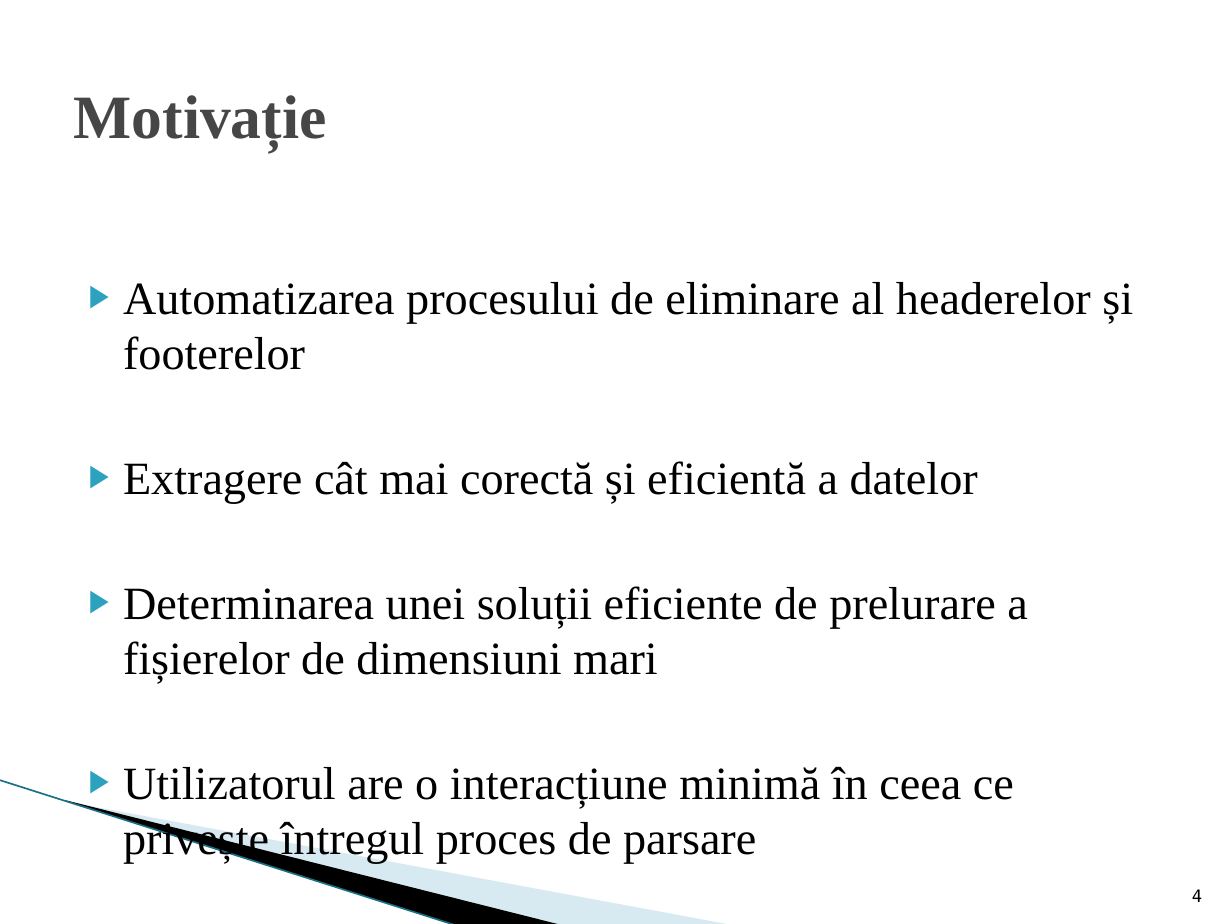
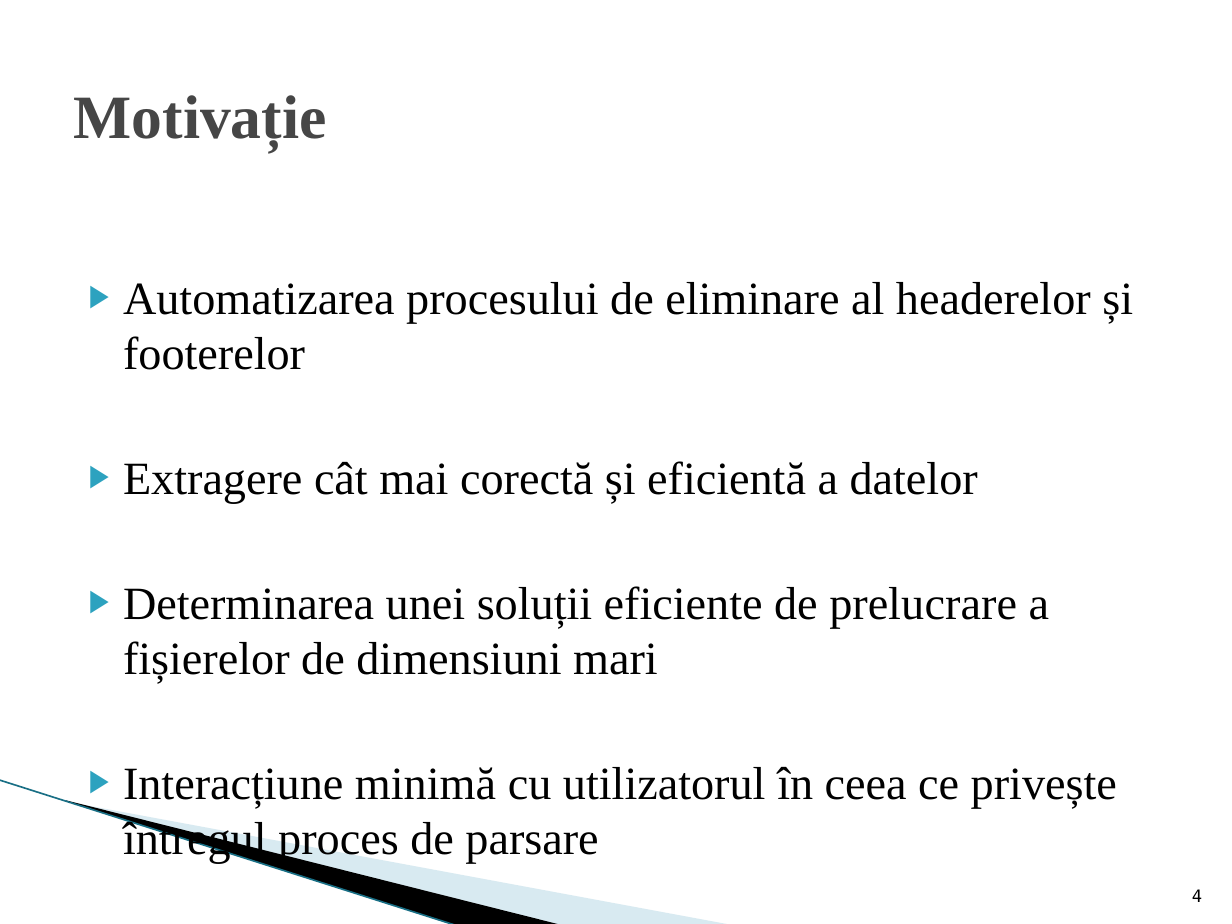
Before and after one commit to silvia95/PDF-parser, a slide deck: slide 4 of PDF parser.pptx. Drawn at 1232x924 pixels with LibreOffice and Linux fonts; fonts in the diff are those of the drawing; background and template pictures are left out. Boxes give left, top, right and bottom in pixels: in the first picture for what was removed or moved away, otherwise in the second. Text is boxed around its words. In the diff, an @@ line names an element or a change of style, - is before the commit and + after.

Commit message:
Updated the Powerpoint presentation

```diff
--- a/PDF parser.pptx
+++ b/PDF parser.pptx
@@ text at box(123, 586, 1117, 863): text changed @@
-▶ Determinarea unei soluții eficiente de prelurare a fișierelor de dimensiuni mari
-▶ Utilizatorul are o interacțiune minimă în ceea ce privește întregul proces de parsare
+▶ Determinarea unei soluții eficiente de prelucrare a fișierelor de dimensiuni mari
+▶ Interacțiune minimă cu utilizatorul în ceea ce privește întregul proces de parsare
```
Also in this commit, not shown: 9 other slides changed, 3 slides added, 1 slide removed.
